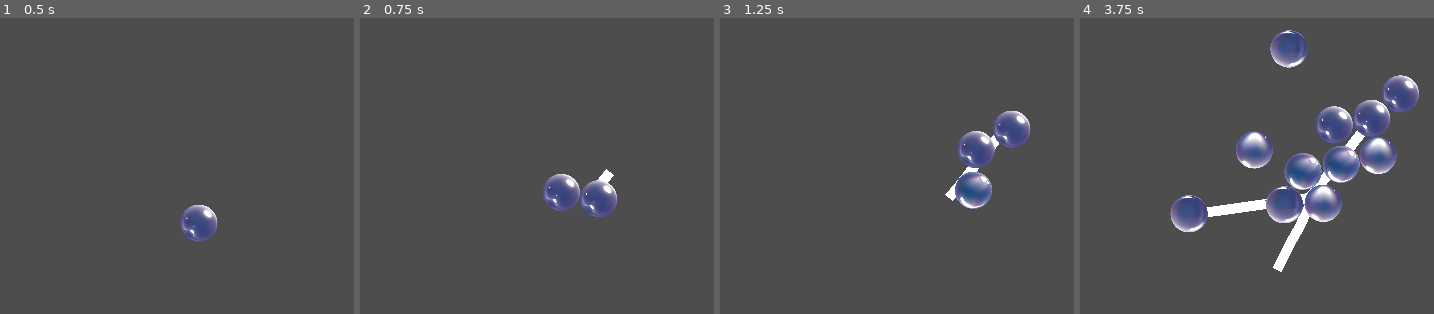
Above: before the commit, frames 1-4 (left to right).
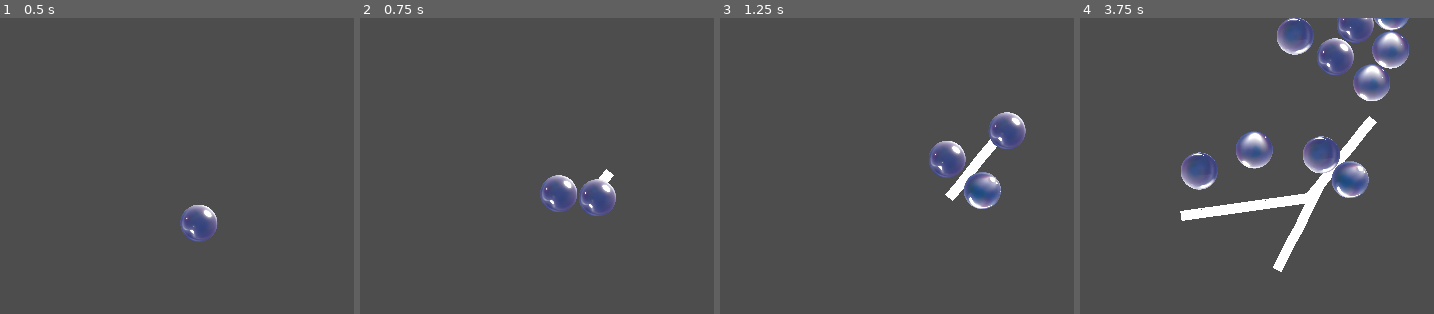
Above: after the commit, the same moments.

Repository: outrightmental/ggj25-bubble-up
Game: Godot game, scene res://scenes/miranda_experiment_currents/currents_experiment.tscn
The game is run twice, just before and just after one commit, with the same random seed, the same clock (stepped at 60 frames per second) and the same inputs. This scene is started directly instead of the project's main scene.
Inputs (mouse positions are in pixels of both pictures, inside the frame that each line leads up to):
- Up to frame 1 (0.5 s): no input
- Up to frame 2 (0.75 s): drag from (590, 198) to (653, 118) at 0.52 s
- Up to frame 3 (1.25 s): no input
- Up to frame 4 (3.75 s): drag from (1182, 216) to (1310, 198) at 1.27 s; move the mouse to (1373, 118) at 2.02 s; click (1373, 118) at 2.1 s; drag from (1278, 269) to (1320, 183) at 2.77 s; move the mouse to (outside the picture) at 3.52 s; click (outside the picture) at 3.6 s

Frame 1 is identical in both runs. In frame 2, 0.7% of the frame differs, in the area x 50-73%, y 52-68%; in frame 3, 3.8%; in frame 4, 17%, in the area x 25-96%, y 0-73%.

Commit message:
retuning

Diff:
--- a/models/currents/current_point.gd
+++ b/models/currents/current_point.gd
@@ -1,7 +1,7 @@
 extends Area2D
 
 const DECAY_FACTOR = 200.0
-const CURRENT_STRENGTH = 2.0
+const CURRENT_STRENGTH = 5.0
 
 var direction := Vector2.ZERO
 @onready var force_emitted = $ForceEmitter
@@ -19,5 +19,5 @@
 		queue_free()
 
 func _on_force_emitter_body_entered(body:Node2D) -> void:
-	if body.has_method('apply_force'):
+	if body.has_method('apply_central_impulse'):
 		body.apply_central_impulse(direction * CURRENT_STRENGTH)
--- a/models/currents/current_point.tscn
+++ b/models/currents/current_point.tscn
@@ -6,13 +6,14 @@
 radius = 30.0
 
 [sub_resource type="CircleShape2D" id="CircleShape2D_g3w6a"]
+radius = 20.0
 
 [node name="CurrentPoint" type="Area2D"]
 gravity_space_override = 3
 gravity_point = true
 gravity_point_center = Vector2(0, 0)
 gravity_direction = Vector2(0, 0)
-gravity = -1000.0
+gravity = -200.0
 script = ExtResource("1_2d4lu")
 
 [node name="CollisionShape2D" type="CollisionShape2D" parent="."]
